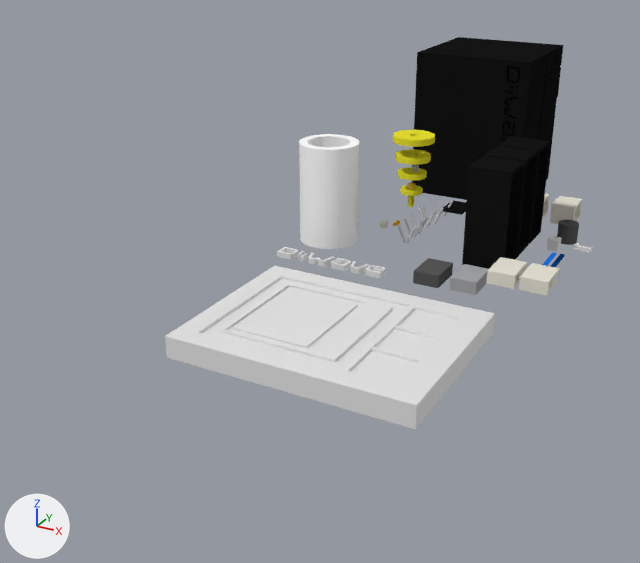
What one commit did to the Blender file Dwave 3D Model/dwave_3D_print.blend.
The view is the same before and after, from a 50 mm lens placed at (18.2, -50.3, 20.1), pointed at (-4.5, -9.0, -0.5). Every picture has the same lights, and +X, +Y and +Z are marked at lower left.

The first picture shows 'Dwave', 'Layer 1', 'Servers', 'chip_cube', 'coolant_tank', 'inner_layer_electronic_component', 'inner_layer_electronic_component.002', 'inner_layer_housing', 'inner_layer_round_shell_1', 'inner_layer_round_shell_2', 'inner_layer_round_shell_3', 'inner_layer_round_shell_4', 'plate', 'server', 'server_compressor.002', 'server_coolant', 'server_pipe.001', 'server_psu.001', 'server_temperature_regulator_1', 'server_temperature_regulator_1.001', 'stütze_layer_4', 'stütze_layer_4.001', 'stütze_layer_4.002'.
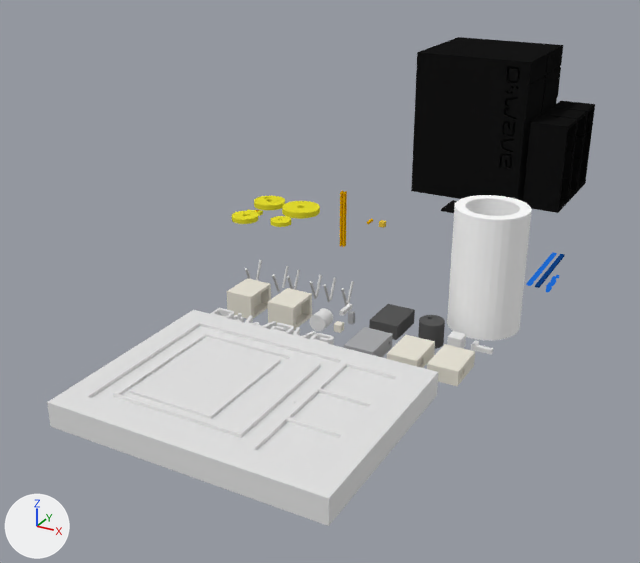
Commit message: 3D Model Print Version updated

Edits to the bpy script that builds the scene:
```text
Change ob_server_coolant:
    ob_server_coolant.location: (6.07, 2.15, 0.0) -> (5.47, -13.26, 0.0)
Change ob_inner_layer_electronic_component:
    ob_inner_layer_electronic_component.location: (-2.7, -0.18, 3.05) -> (-4.85, 0.26, 0.0)
Change ob_inner_layer_electronic_component_002:
    ob_inner_layer_electronic_component_002.location: (-2.53, -0.03, 4.15) -> (-0.23, -13.35, 0.0)
Change ob_inner_layer_electronic_component_004:
    ob_inner_layer_electronic_component_004.location: (-4.1, 0.59, 0.0) -> (-5.79, 0.01, 0.0)
Remove ob_chip_cube:
    ob_chip_cube = bpy.data.objects.new('chip_cube', me_cube_008)
    ob_chip_cube.location = (-2.7, -0.17, 2.06)
    ob_chip_cube.scale = (0.119, 0.217, 0.309)
Change ob_dwave:
    ob_dwave.location: (-4.67, -7.29, 0.0) -> (-3.19, -16.43, 0.0)
Change ob_inner_layer_round_shell_1:
    ob_inner_layer_round_shell_1.location: (-2.7, -0.17, 6.17) -> (-11.04, 0.19, 0.0)
Change ob_inner_layer_round_shell_2:
    ob_inner_layer_round_shell_2.location: (-2.7, -0.17, 4.97) -> (-13.7, 0.36, 0.0)
Change ob_inner_layer_round_shell_3:
    ob_inner_layer_round_shell_3.location: (-2.7, -0.17, 3.87) -> (-13.55, -3.03, 0.0)
Change ob_inner_layer_round_shell_4:
    ob_inner_layer_round_shell_4.location: (-2.7, -0.17, 2.77) -> (-10.99, -2.56, 0.0)
Change ob_inner_layer_housing:
    ob_inner_layer_housing.location: (-6.79, -3.62, 3.06) -> (5.91, -10.59, 3.06)
Change ob_chip_cable_002:
    ob_chip_cable_002.location: (-2.55, -0.12, 1.98) -> (-13.49, -1.4, 0.0)
    ob_chip_cable_002.rotation_euler: (3.142, 0.0, 0.0) -> (3.142, -1.571, 0.0)  # degrees (180, 0, 0) -> degrees (180, -90, 0)
Change ob_stütze_layer_4:
    ob_stütze_layer_4.location: (-3.03, 0.37, 0.0) -> (-2.8, -11.27, 0.0)
    ob_stütze_layer_4.rotation_euler: (0.0, -0.419, 0.0) -> (0.0, -0.419, 1.571)  # degrees (0, -24, 0) -> degrees (0, -24, 90)
Change ob_stütze_layer_4_001:
    ob_stütze_layer_4_001.location: (-3.01, 2.67, 0.0) -> (-5.1, -11.25, 0.0)
    ob_stütze_layer_4_001.rotation_euler: (0.0, -0.419, 0.0) -> (0.0, -0.419, 1.571)  # degrees (0, -24, 0) -> degrees (0, -24, 90)
Change ob_stütze_layer_4_002:
    ob_stütze_layer_4_002.location: (-3.21, 5.32, 0.0) -> (-7.75, -11.45, 0.0)
    ob_stütze_layer_4_002.rotation_euler: (0.0, -0.419, 0.0) -> (0.0, -0.419, 1.571)  # degrees (0, -24, 0) -> degrees (0, -24, 90)
Change ob_plate:
    ob_plate.location: (-0.49, -14.75, -0.44) -> (-0.49, -22.62, 0.0)
Change ob_server_pipe_001:
    ob_server_pipe_001.location: (7.44, 2.34, 0.0) -> (6.41, -13.22, 0.0)
Change ob_server_temperature_regulator_1:
    ob_server_temperature_regulator_1.location: (7.38, -5.95, 0.95) -> (6.08, -15.57, 0.0)
Change ob_coolant_tank:
    ob_coolant_tank.location: (6.29, 4.64, 0.0) -> (3.99, -12.85, 0.0)
Change ob_server_psu_001:
    ob_server_psu_001.location: (1.23, -5.83, 0.0) -> (1.8, -12.74, 0.0)
Change ob_server_compressor_002:
    ob_server_compressor_002.location: (5.52, 6.92, 0.63) -> (-6.13, -13.92, 0.0)
Change ob_servers:
    ob_servers.location: (3.56, 0.0, 3.0) -> (3.56, 11.9, 3.0)
```

What differs and where, as boxes (x1, y1, x2, y2) in the pictures (640 x 563 px):
'plate', moved
    before: (165, 266, 495, 429)
    after: (47, 310, 438, 526)
'inner_layer_housing', moved
    before: (299, 134, 359, 249)
    after: (447, 195, 532, 340)
'Servers', moved
    before: (462, 136, 550, 269)
    after: (523, 101, 595, 213)
'server_temperature_regulator_1', moved
    before: (519, 263, 560, 296)
    after: (427, 344, 475, 387)
'server_compressor.002', moved
    before: (550, 196, 582, 224)
    after: (227, 278, 271, 319)
'server_psu.001', moved
    before: (413, 258, 453, 288)
    after: (369, 304, 415, 340)
'Dwave', moved
    before: (277, 247, 385, 278)
    after: (210, 308, 334, 345)
'inner_layer_round_shell_1', moved
    before: (393, 130, 435, 147)
    after: (282, 201, 320, 219)
'coolant_tank', moved
    before: (557, 219, 579, 245)
    after: (418, 315, 445, 349)
'inner_layer_round_shell_2', moved
    before: (395, 149, 431, 165)
    after: (254, 196, 285, 210)
'inner_layer_round_shell_3', moved
    before: (398, 167, 427, 180)
    after: (231, 211, 258, 224)
'server_coolant', moved
    before: (546, 236, 561, 251)
    after: (447, 331, 466, 348)
'stütze_layer_4', moved, turned
    before: (397, 219, 423, 243)
    after: (323, 277, 354, 306)
'inner_layer_round_shell_4', moved
    before: (400, 185, 423, 196)
    after: (270, 216, 291, 227)
'stütze_layer_4.001', moved, turned
    before: (410, 209, 436, 234)
    after: (287, 270, 322, 299)
'stütze_layer_4.002', moved, turned
    before: (421, 197, 453, 224)
    after: (245, 260, 289, 292)
'server_pipe.001', moved
    before: (574, 243, 592, 252)
    after: (470, 341, 493, 355)
'inner_layer_electronic_component.002', moved
    before: (413, 164, 419, 172)
    after: (348, 311, 355, 324)
'inner_layer_electronic_component', moved
    before: (408, 182, 416, 190)
    after: (379, 220, 386, 228)
'chip_cube', deleted
    before: (408, 196, 414, 207)
'inner_layer_electronic_component.004', moved
    before: (393, 220, 400, 226)
    after: (367, 219, 373, 224)
'chip_cable.002', moved, turned (not visible before)
    after: (247, 209, 263, 216)
